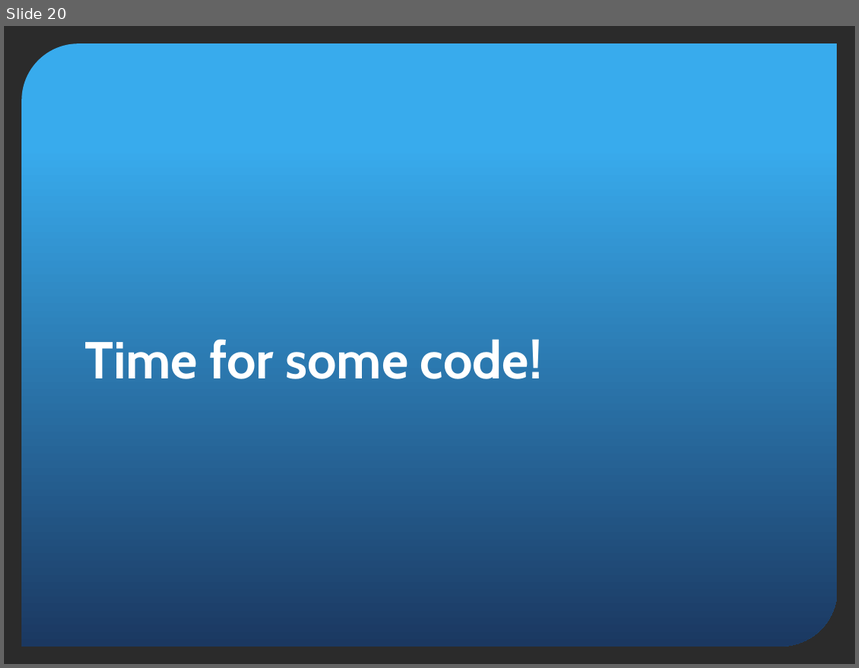
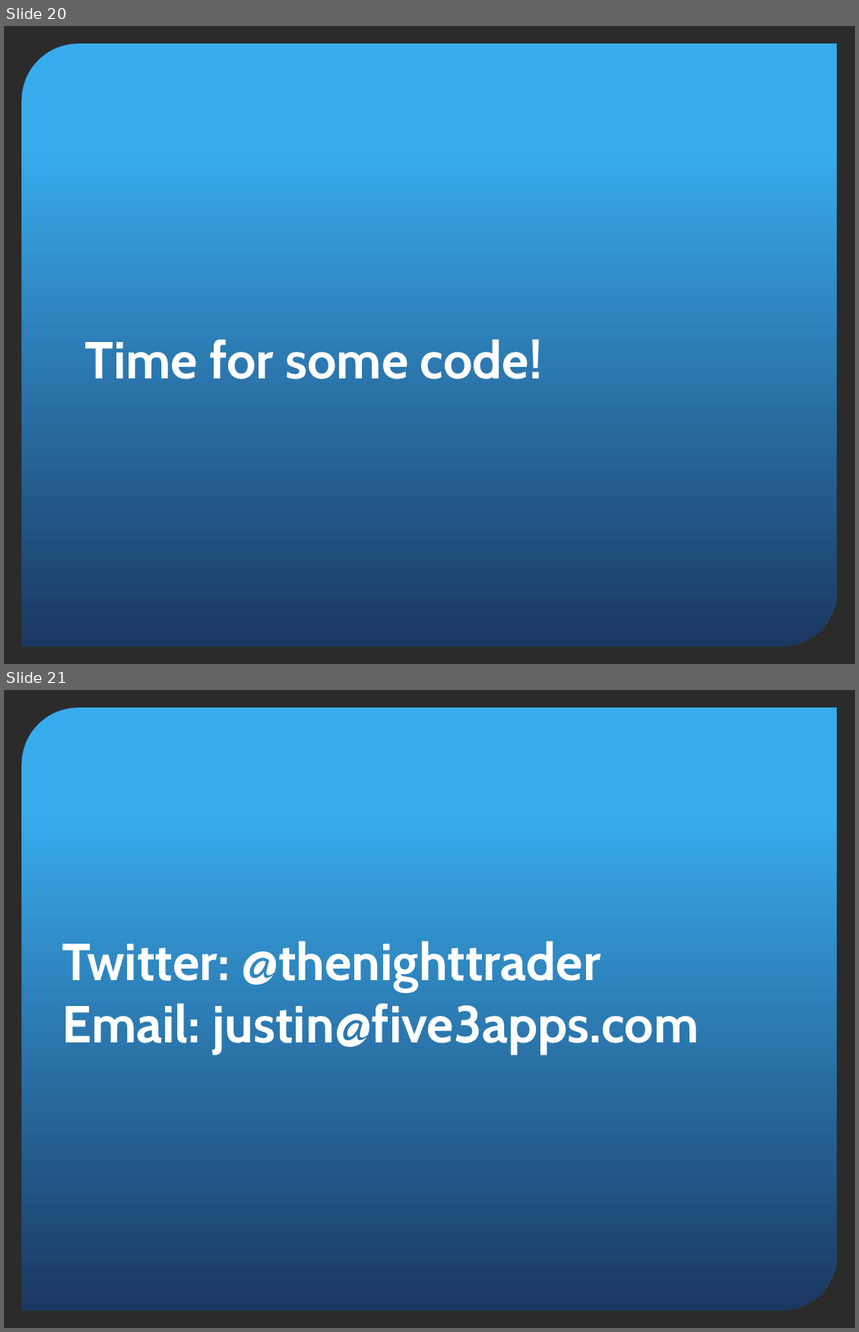
Before and after one commit to itsniper/FTASync, a slide deck: FTASync.pptx. Shown one above the other, each under a label of ours: slide 20 before the commit, slides 20 and 21 after it. The pictures are 859x668 and 859x1332 pixels, drawn with LibreOffice and Linux fonts; fonts in the diff are those of the drawing; background and template pictures are left out; a plain dark background stands for a picture behind light text. Boxes give left, top, right and bottom in pixels: in the first picture for what was removed or moved away, otherwise in the second. Text is boxed around its words. In the diff, an @@ line names an element or a change of style, - is before the commit and + after.

Commit message:
Updated slides from iOS Dev Camp

```diff
--- a/FTASync.pptx
+++ b/FTASync.pptx
@@ slide 21 added at (x1=4, y1=690, x2=855, y2=1328), background picture (left out); not listed: 1 template element that a slide beside it also shows @@
@@ title added at (x1=63, y1=941, x2=699, y2=1055), 44 pt, text #FFFFFF, bold @@
+Twitter: @thenighttrader
+Email: justin@five3apps.com
```
